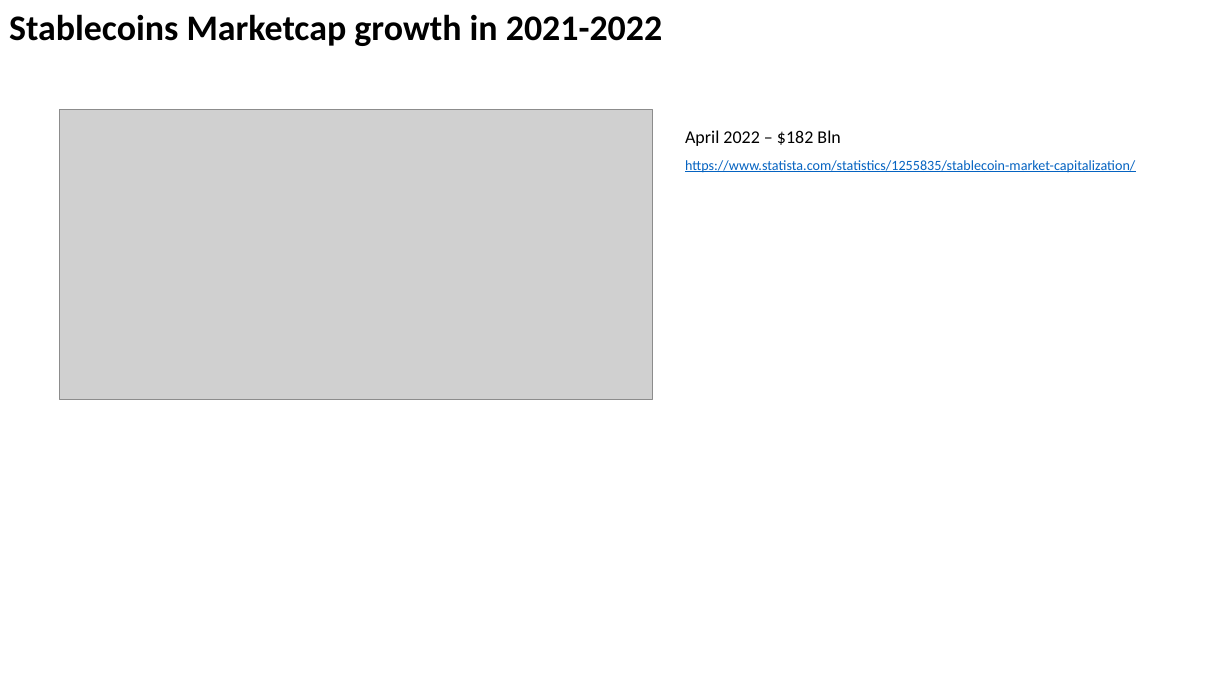
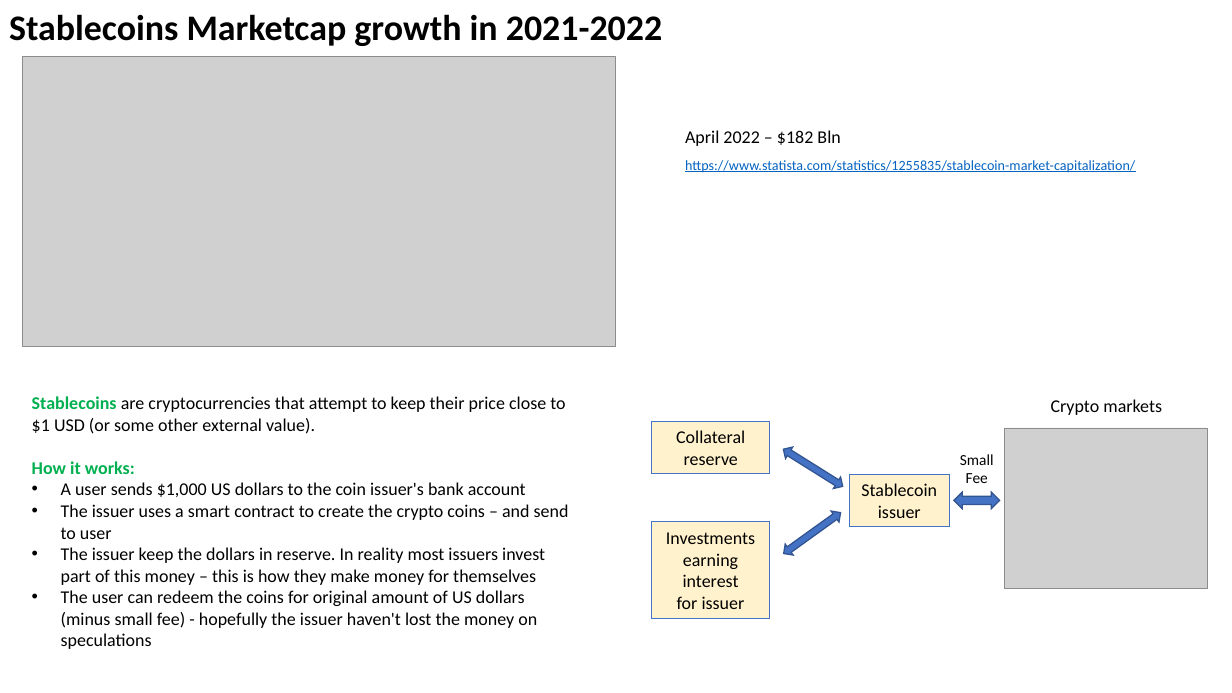
Before and after one commit to lselector/crypto, a slide deck: slide 2 of crypto_04_stable_coins.pptx (slide 1 before the commit). Drawn at 1232x693 pixels with LibreOffice and Linux fonts; fonts in the diff are those of the drawing; grey boxes stand for pictures. Boxes give left, top, right and bottom in pixels: in the first picture for what was removed or moved away, otherwise in the second. Text is boxed around its words. In the diff, an @@ line names an element or a change of style, - is before the commit and + after.

```diff
--- a/crypto_04_stable_coins.pptx
+++ b/crypto_04_stable_coins.pptx
@@ picture: place and size @@
-picture at [59,110,653,399]
+picture at [23,57,616,347]
@@ text added at [32,396,569,649], 14 pt, text #000000 @@
+Stablecoins are cryptocurrencies that attempt to keep their price close to $1 USD (or some other external value).
+How it works:
+• A user sends $1,000 US dollars to the coin issuer's bank account
+• The issuer uses a smart contract to create the crypto coins – and send to user
+• The issuer keep the dollars in reserve. In reality most issuers invest part of this money – this is how they make money for themselves
+• The user can redeem the coins for original amount of US dollars (minus small fee) - hopefully the issuer haven't lost the money on speculations
@@ text added at [1051,399,1162,415], 14 pt, text #000000 @@
+Crypto markets
@@ rectangle added at [652,421,770,474], fill #FFF2CC, outline #4472C4 0.75 pt, 14 pt, text #000000 @@
+Collateral
+reserve
@@ left right arrow added at [780,444,847,493], fill #4472C4, outline #325491 1 pt @@
@@ picture added at [1005,428,1208,589] @@
@@ rectangle added at [849,474,949,527], fill #FFF2CC, outline #4472C4 0.75 pt, 14 pt, text #000000 @@
+Stablecoin issuer
@@ text added at [960,454,994,483], 12 pt, text #000000 @@
+Small Fee
@@ left right arrow added at [780,508,845,560], fill #4472C4, outline #325491 1 pt @@
@@ left right arrow added at [954,493,999,509], fill #4472C4, outline #325491 1 pt @@
@@ rectangle added at [652,522,770,618], fill #FFF2CC, outline #4472C4 0.75 pt, 14 pt, text #000000 @@
+Investments
+earning interest
+for issuer
```
Also in this commit, not shown: 1 slide added, 1 slide removed.
